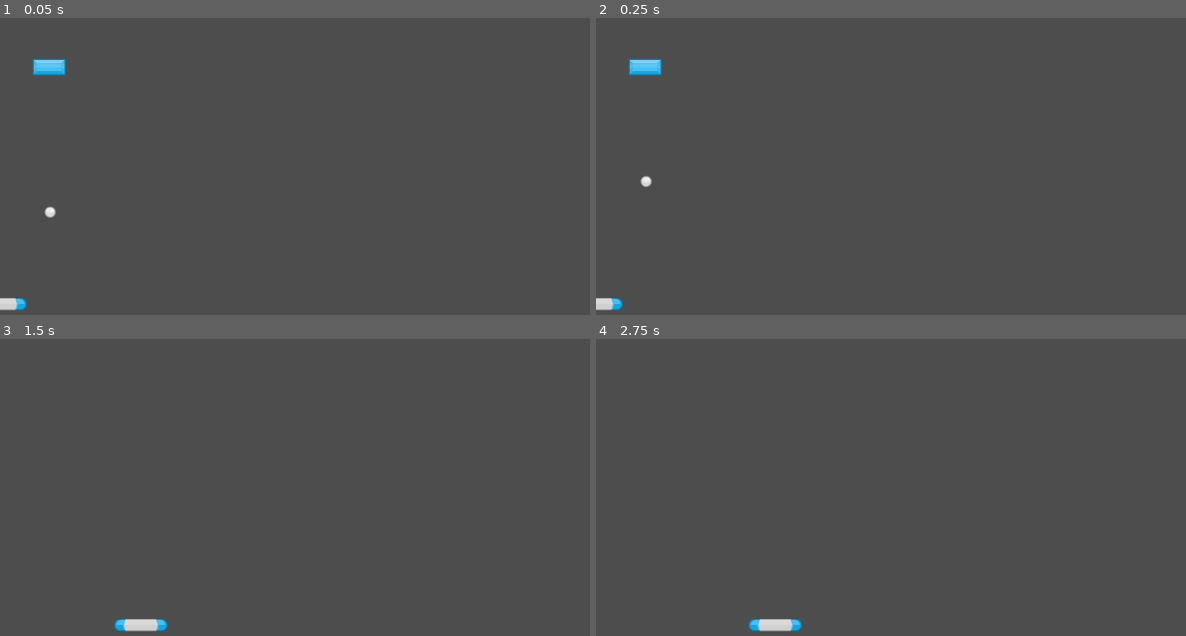
Above: before the commit, frames 1-4 (two rows, left to right).
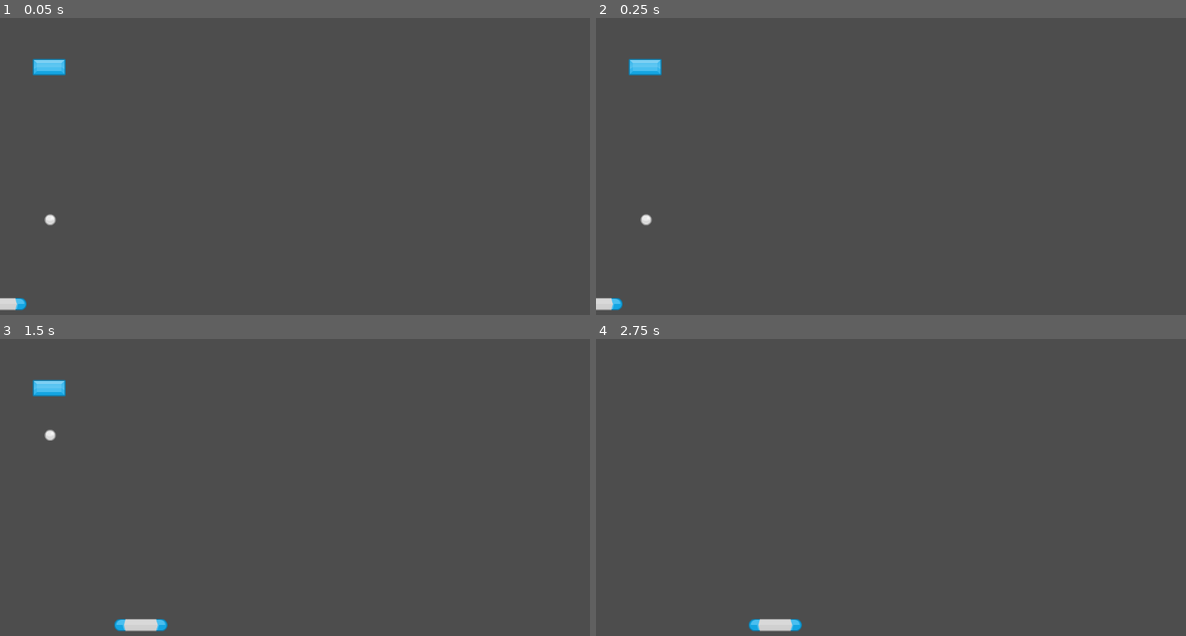
Above: after the commit, the same moments.

Repository: Quinn-Donnelly/breakout
Game: Godot game, scene res://scene/game.tscn
Same seed, same stepped clock (60 frames per second), same inputs: the game is played once before the commit and once after it.
Inputs:
- Up to frame 1 (0.05 s): no input
- Up to frame 2 (0.25 s): no input
- Up to frame 3 (1.5 s): tap Enter (init_hit, bound only after the commit) at 0.5, 1.35 s; hold D (move_right) 0.53-1.28 s; hold Enter (init_hit, bound only after the commit) 0.53-1.28 s; hold A (move_left) from 1.28 s (still down)
- Up to frame 4 (2.75 s): release A (move_left) at 2.03 s; hold D (move_right) from 2.03 s (still down); hold Enter (init_hit, bound only after the commit) from 2.03 s (still down)

The runs differ from the first frame. In frame 1, 0.1% of the frame differs, in the area x 7-10%, y 63-70%; in frame 2, 0.1%; in frame 3, 0.4%, in the area x 5-12%, y 13-35%; in frame 4, nothing differs.

Commit message:
feat: adding in physics for bounce

Diff:
--- /dev/null
+++ b/components/bounce.gd
@@ -0,0 +1,14 @@
+class_name Bounce
+extends Node
+
+var area: Area2D
+var movement: Movement
+
+func _ready() -> void:
+	area = get_parent()
+	area.area_entered.connect(self._bounce)
+	movement = get_parent().get_meta(Constants.MOVEMENT_COMPONENT)
+
+func _bounce(body: Node2D) -> void:
+	var collision_normal: Vector2 = (area.global_position - body.global_position).normalized()
+	movement.bounceCollision(collision_normal)
--- a/components/constants.gd
+++ b/components/constants.gd
@@ -1,3 +1,4 @@
 extends Node
 
 var BREAKABLE_COMPONENT = "breakable_component"
+var MOVEMENT_COMPONENT = "movement_component"
--- /dev/null
+++ b/components/event_bus.gd
@@ -0,0 +1,7 @@
+@warning_ignore_start("unused_signal")
+extends Node
+
+## Ball
+signal initial_hit
+
+@warning_ignore_restore("unused_signal")
--- a/components/forward_movement.gd
+++ /dev/null
@@ -1,7 +0,0 @@
-class_name ForwardMovement
-extends Node
-
-@export var speed: float
-
-func _physics_process(delta: float) -> void:
-	get_parent().position.y -= speed * delta
--- /dev/null
+++ b/components/velocity.gd
@@ -0,0 +1,20 @@
+class_name Movement
+extends Node
+
+## Speed at which ball will be launched
+@export var speed: float
+var velocity: Vector2 = Vector2(0,0)
+var hasHit: bool = false
+
+func _ready() -> void:
+	get_parent().set_meta(Constants.MOVEMENT_COMPONENT, self)
+	EventBus.initial_hit.connect(self.initial_hit)
+
+func _physics_process(delta: float) -> void:
+	get_parent().position += velocity * delta
+
+func initial_hit() -> void:
+	velocity += Vector2(0, -1 * speed)
+
+func bounceCollision(normal: Vector2) -> void:
+	velocity = velocity.bounce(normal)
--- /dev/null
+++ b/components/velocity_component.gd
@@ -0,0 +1,18 @@
+class_name Velocity
+extends Node
+
+## Speed at which ball will be launched
+@export var initialHitSpeed: float
+var velocity: Vector2 = Vector2(0,0)
+var hasHit: bool = false
+
+func _ready() -> void:
+	get_parent().set_meta(Constants.VELOCITY_COMPONENT, self)
+	EventBus.initial_hit.connect(self.initial_hit)
+
+func _physics_process(delta: float) -> void:
+	get_parent().position.y += velocity.y * delta
+	get_parent().position.x += velocity.x * delta
+
+func initial_hit() -> void:
+	velocity += Vector2(0, -1 * initialHitSpeed)
--- a/project.godot
+++ b/project.godot
@@ -18,6 +18,7 @@
 [autoload]
 
 Constants="*res://components/constants.gd"
+EventBus="*res://components/event_bus.gd"
 
 [input]
 
@@ -33,3 +34,9 @@
 , Object(InputEventKey,"resource_local_to_scene":false,"resource_name":"","device":-1,"window_id":0,"alt_pressed":false …(186 unchanged characters)…
 ]
 }
+init_hit={
+"deadzone": 0.2,
+"events": [Object(InputEventKey,"resource_local_to_scene":false,"resource_name":"","device":-1,"window_id":0,"alt_pressed":false,"shift_pressed":false,"ctrl_pressed":false,"meta_pressed":false,"pressed":false,"keycode":0,"physical_keycode":4194309,"key_label":0,"unicode":0,"location":0,"echo":false,"script":null)
+, Object(InputEventKey,"resource_local_to_scene":false,"resource_name":"","device":-1,"window_id":0,"alt_pressed":false,"shift_pressed":false,"ctrl_pressed":false,"meta_pressed":false,"pressed":false,"keycode":0,"physical_keycode":32,"key_label":0,"unicode":32,"location":0,"echo":false,"script":null)
+]
+}
--- a/scene/ball/ball.tscn
+++ b/scene/ball/ball.tscn
@@ -1,8 +1,9 @@
-[gd_scene load_steps=5 format=3 uid="uid://cr80flhqcln88"]
+[gd_scene load_steps=6 format=3 uid="uid://cr80flhqcln88"]
 
 [ext_resource type="Texture2D" uid="uid://0dhcjsav2s2v" path="res://assets/png/ballGrey.png" id="1_rrvam"]
-[ext_resource type="Script" uid="uid://k33ia13p2wan" path="res://components/forward_movement.gd" id="2_q3mu5"]
+[ext_resource type="Script" uid="uid://k33ia13p2wan" path="res://components/velocity.gd" id="2_q3mu5"]
 [ext_resource type="Script" uid="uid://7f0o34qxdq5m" path="res://scene/ball/ball_damage_component.gd" id="3_xuwn7"]
+[ext_resource type="Script" uid="uid://cs0wlu5gi847k" path="res://components/bounce.gd" id="4_mcgcx"]
 
 [sub_resource type="CircleShape2D" id="CircleShape2D_q3mu5"]
 radius = 11.0
@@ -15,10 +16,13 @@
 [node name="CollisionShape2D" type="CollisionShape2D" parent="."]
 shape = SubResource("CircleShape2D_q3mu5")
 
-[node name="ForwardMovementComponent" type="Node" parent="."]
+[node name="VelocityComponent" type="Node" parent="."]
 script = ExtResource("2_q3mu5")
-speed = 300.0
+speed = 50.0
 
 [node name="BallDamageComponent" type="Node" parent="." node_paths=PackedStringArray("area")]
 script = ExtResource("3_xuwn7")
 area = NodePath("..")
+
+[node name="BounceComponent" type="Node" parent="."]
+script = ExtResource("4_mcgcx")
--- a/scene/ball/ball_damage_component.gd
+++ b/scene/ball/ball_damage_component.gd
@@ -7,6 +7,6 @@
 	area.area_entered.connect(self._deal_damage)
 
 func _deal_damage(body: Area2D) -> void:
-	var component: Breakable = body.get_meta(Constants.BREAKABLE_COMPONENT)
-	if component:
+	if body.has_meta(Constants.BREAKABLE_COMPONENT):
+		var component: Breakable = body.get_meta(Constants.BREAKABLE_COMPONENT)
 		component.hit(1)
--- a/scene/player/player.gd
+++ b/scene/player/player.gd
@@ -12,3 +12,7 @@
 
 	position += vel * speed * delta
 	position.x = clampf(position.x, 0.0, 1152.0)
+
+func _process(_delta: float) -> void:
+	if Input.is_action_pressed("init_hit"):
+		EventBus.initial_hit.emit()
Not shown, added: components/bounce.gd.uid
Not shown, added: components/event_bus.gd.uid
Renamed: components/forward_movement.gd.uid -> components/velocity.gd.uid
Not shown, added: components/velocity_component.gd.uid
